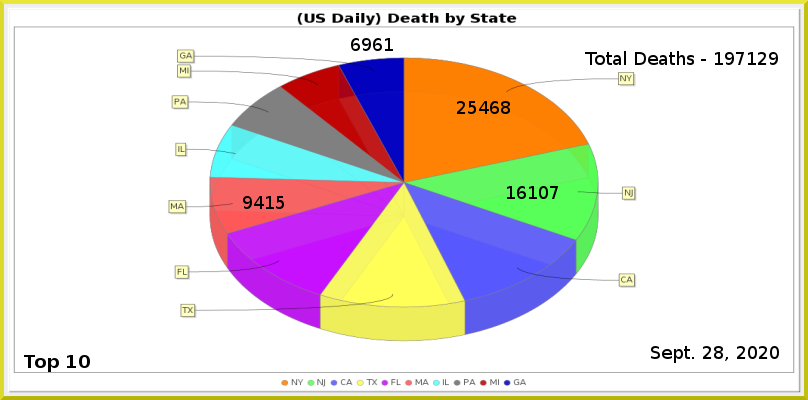
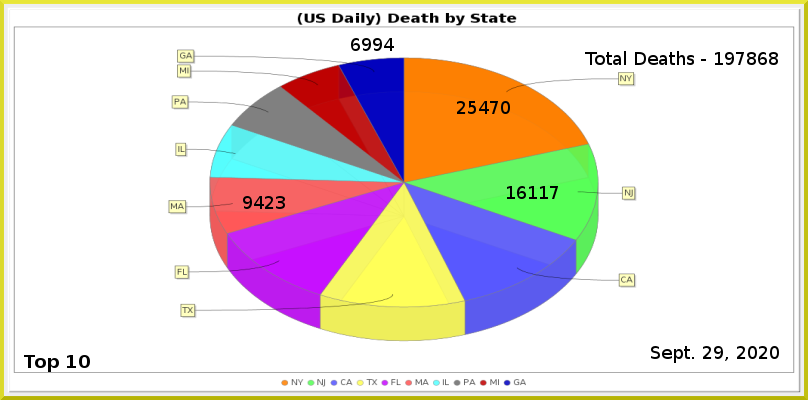
Two versions of the same layered image (808 x 400). Layer-by-layer changes:
painted on "Least" over [373, 38, 394, 51]
painted on "MA" over [265, 196, 285, 209]
painted on "NJ" over [539, 186, 548, 199]
painted on "NY" over [490, 101, 510, 114]
renamed "Total Deaths - 197129" to "Total Deaths - 197868", painted on it over [747, 52, 778, 65]
painted on "Current Date" over [714, 346, 723, 359]
